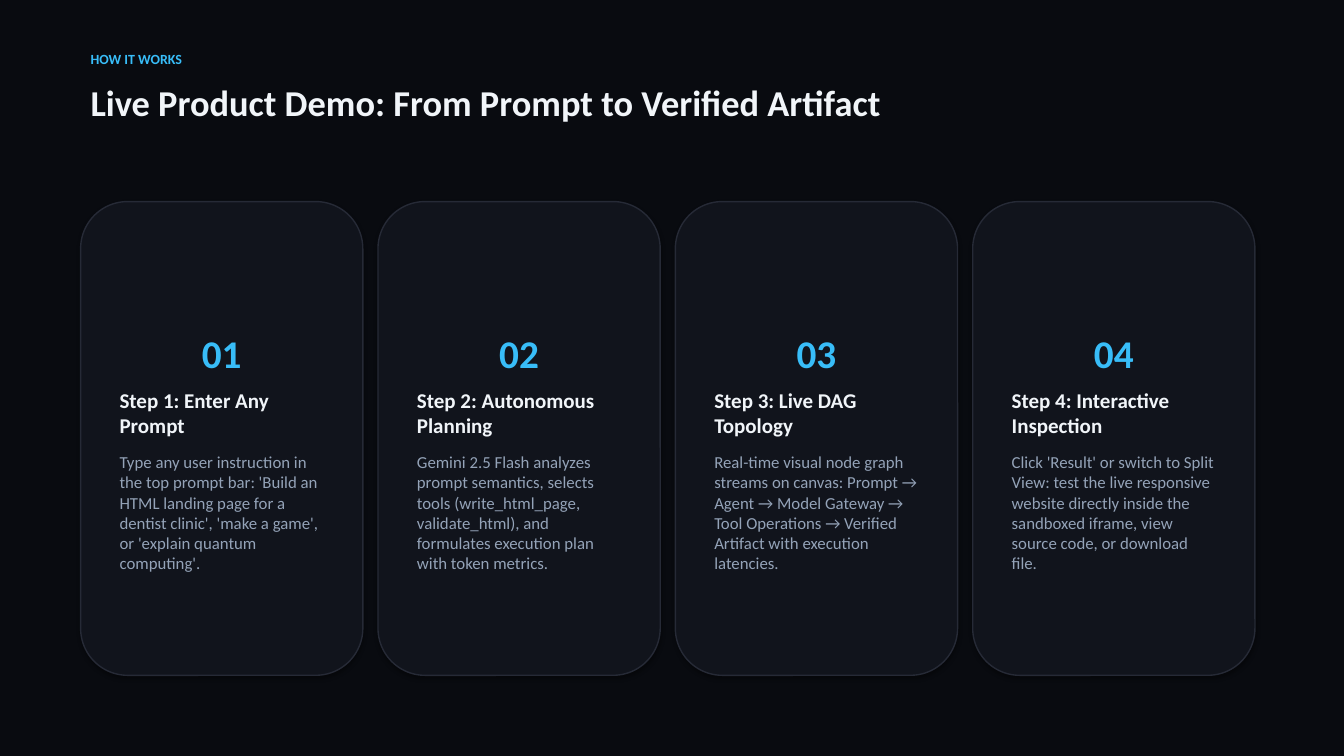
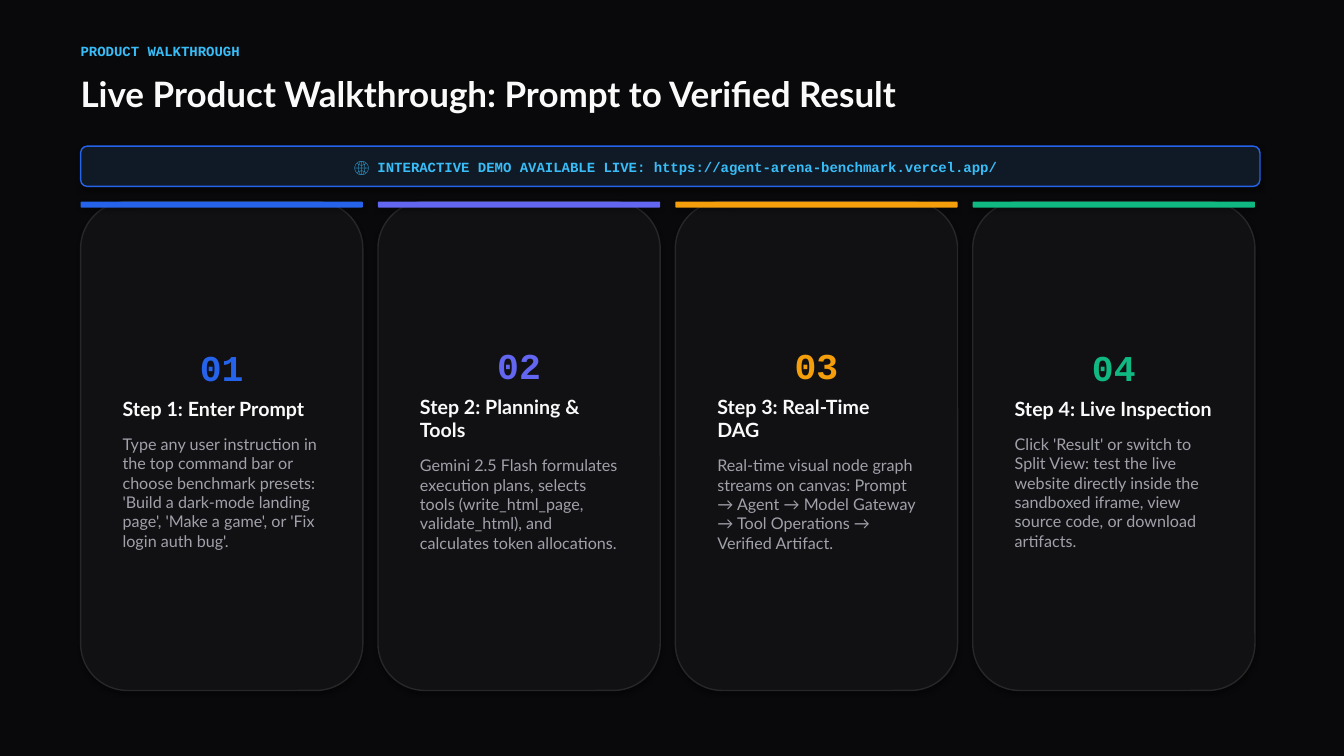
Before and after one commit to IHassanshaikh/Agent-Arena, a slide deck: slide 6 of AgentArena_Hackathon_Pitch.pptx. Drawn at 1344x756 pixels with LibreOffice and Linux fonts; fonts in the diff are those of the drawing. Boxes give left, top, right and bottom in pixels: in the first picture for what was removed or moved away, otherwise in the second. Text is boxed around its words. In the diff, an @@ line names an element or a change of style, - is before the commit and + after.

Commit message:
docs: update PPT presentation styling and incorporate live Vercel deployment link

```diff
--- a/AgentArena_Hackathon_Pitch.pptx
+++ b/AgentArena_Hackathon_Pitch.pptx
@@ rectangle at [0,0,1344,756]: fill #090B10 to #09090B @@
@@ text at [81,46,240,56]: text changed; font Calibri to Courier New @@
-HOW IT WORKS
+PRODUCT WALKTHROUGH
@@ text at [81,81,896,114]: text changed; size 26 to 25 pt; font Calibri to Lato; text colour #F1F5F9 to #FAFAFA @@
-Live Product Demo: From Prompt to Verified Artifact
+Live Product Walkthrough: Prompt to Verified Result
@@ rounded rectangle added at [81,146,1260,187], fill #101A26, outline #2563EB 1 pt, 10 pt, text #38BDF8, bold @@
+🌐 INTERACTIVE DEMO AVAILABLE LIVE: https://agent-arena-benchmark.vercel.app/
@@ fill #11141C to #111114; outline #262A36 1 pt to #27272A 1 pt in 4 elements at [973,202,1255,691], [676,202,958,691], [378,202,660,691], [81,202,363,691] @@
@@ rounded rectangle "01": place and size @@
-rounded rectangle "01" at [81,202,363,676]
+rounded rectangle "01" at [81,202,363,691]
@@ rounded rectangle added at [81,202,363,208], fill #2563EB @@
@@ rounded rectangle "02": place and size @@
-rounded rectangle "02" at [378,202,660,676]
+rounded rectangle "02" at [378,202,660,691]
@@ rounded rectangle added at [378,202,660,208], fill #6366F1 @@
@@ rounded rectangle "03": place and size @@
-rounded rectangle "03" at [676,202,958,676]
+rounded rectangle "03" at [676,202,958,691]
@@ rounded rectangle added at [676,202,958,208], fill #F59E0B @@
@@ rounded rectangle "04": place and size @@
-rounded rectangle "04" at [973,202,1255,676]
+rounded rectangle "04" at [973,202,1255,691]
@@ rounded rectangle added at [973,202,1255,208], fill #10B981 @@
@@ text in rounded rectangle at [200,356,244,382]: size 28 to 26 pt, font Calibri to Courier New, text colour #38BDF8 to #2563EB in "01" @@
@@ text in rounded rectangle at [497,354,541,380]: size 28 to 26 pt, font Calibri to Courier New, text colour #38BDF8 to #6366F1 in "02" @@
@@ text in rounded rectangle at [795,354,839,380]: size 28 to 26 pt, font Calibri to Courier New, text colour #38BDF8 to #F59E0B in "03" @@
@@ text in rounded rectangle at [1092,356,1136,382]: size 28 to 26 pt, font Calibri to Courier New, text colour #38BDF8 to #10B981 in "04" @@
@@ text in rounded rectangle at [123,401,317,550]: text changed; size 12 to 11.5 pt; font Calibri to Lato; text colour #94A3B8 to #A1A1AA @@
-Step 1: Enter Any Prompt
-Type any user instruction in the top prompt bar: 'Build an HTML landing page for a dentist clinic', 'make a game', or 'explain quantum computing'.
+Step 1: Enter Prompt
+Type any user instruction in the top command bar or choose benchmark presets: 'Build a dark-mode landing page', 'Make a game', or 'Fix login auth bug'.
@@ text in rounded rectangle at [420,399,618,549]: text changed; size 12 to 11.5 pt; font Calibri to Lato; text colour #94A3B8 to #A1A1AA @@
-Step 2: Autonomous Planning
-Gemini 2.5 Flash analyzes prompt semantics, selects tools (write_html_page, validate_html), and formulates execution plan with token metrics.
+Step 2: Planning & Tools
+Gemini 2.5 Flash formulates execution plans, selects tools (write_html_page, validate_html), and calculates token allocations.
@@ text in rounded rectangle at [717,399,916,549]: text changed; size 12 to 11.5 pt; font Calibri to Lato; text colour #94A3B8 to #A1A1AA @@
-Step 3: Live DAG Topology
-Real-time visual node graph streams on canvas: Prompt → Agent → Model Gateway → Tool Operations → Verified Artifact with execution latencies.
+Step 3: Real-Time DAG
+Real-time visual node graph streams on canvas: Prompt → Agent → Model Gateway → Tool Operations → Verified Artifact.
@@ text in rounded rectangle at [1015,401,1211,547]: text changed; size 12 to 11.5 pt; font Calibri to Lato; text colour #94A3B8 to #A1A1AA @@
-Step 4: Interactive Inspection
-Click 'Result' or switch to Split View: test the live responsive website directly inside the sandboxed iframe, view source code, or download file.
+Step 4: Live Inspection
+Click 'Result' or switch to Split View: test the live website directly inside the sandboxed iframe, view source code, or download artifacts.
```
Also in this commit, not shown: 9 other slides changed, 3 other files.
